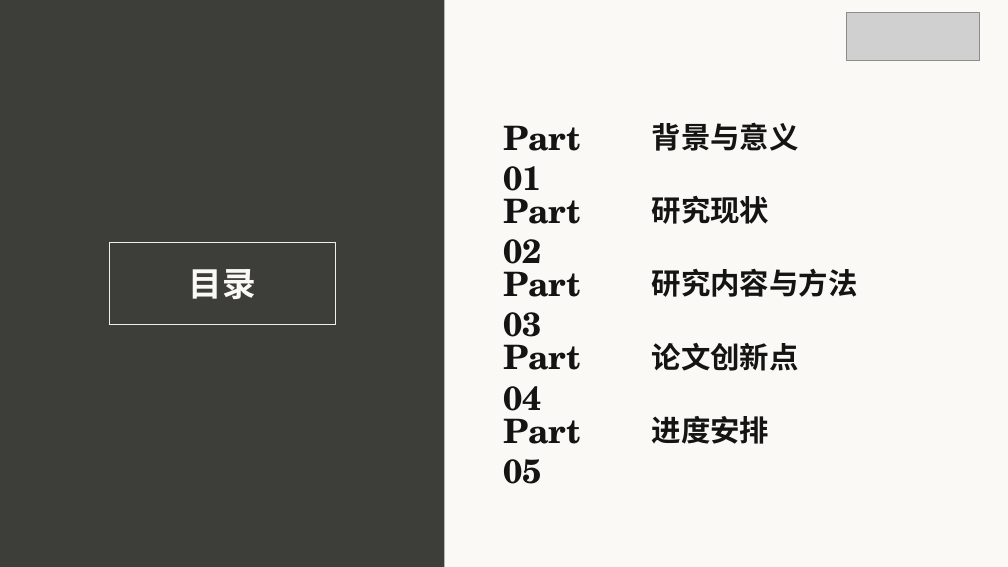
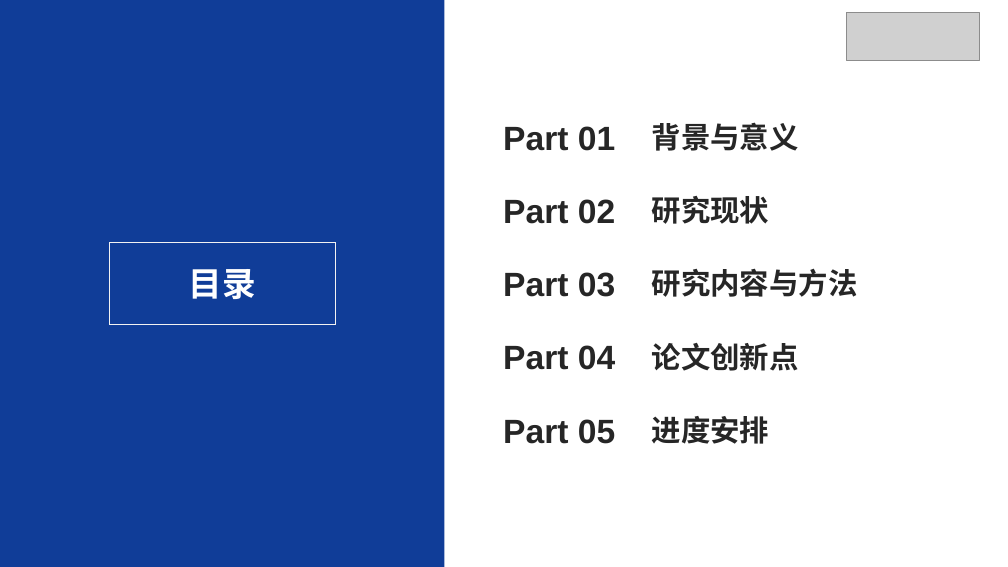
Before and after one commit to irving-2222/Graduation-Thesis, a slide deck: slide 2 of 开题答辩.pptx. Drawn at 1008x567 pixels with LibreOffice and Linux fonts; fonts in the diff are those of the drawing; grey boxes stand for pictures. Boxes give left, top, right and bottom in pixels: in the first picture for what was removed or moved away, otherwise in the second. Text is boxed around its words. In the diff, an @@ line names an element or a change of style, - is before the commit and + after.

```diff
--- a/开题答辩.pptx
+++ b/开题答辩.pptx
@@ background #FAF9F5 to #FFFFFF @@
@@ rectangle at [0,0,445,567]: fill #3D3D3A to #103D98 @@
@@ rounded rectangle at [110,242,336,324]: outline #F0EEE6 0 pt to #F2F2F2 0 pt @@
@@ text "目录" at [189,269,256,299]: font TeX Gyre Schola to Noto Sans CJK SC, text colour #FAF9F5 to #FFFFFF @@
@@ font TeX Gyre Schola to Arial in 5 elements at [503,126,615,151], [503,199,615,224], [503,272,615,297], [503,345,615,370], [503,419,615,444] @@
@@ font TeX Gyre Schola to Noto Sans CJK SC in 5 elements at [652,122,799,151], [652,196,769,224], [652,268,858,297], [652,343,799,371], [652,416,769,444] @@
```
Also in this commit, not shown: 21 other slides changed, 1 other file.
